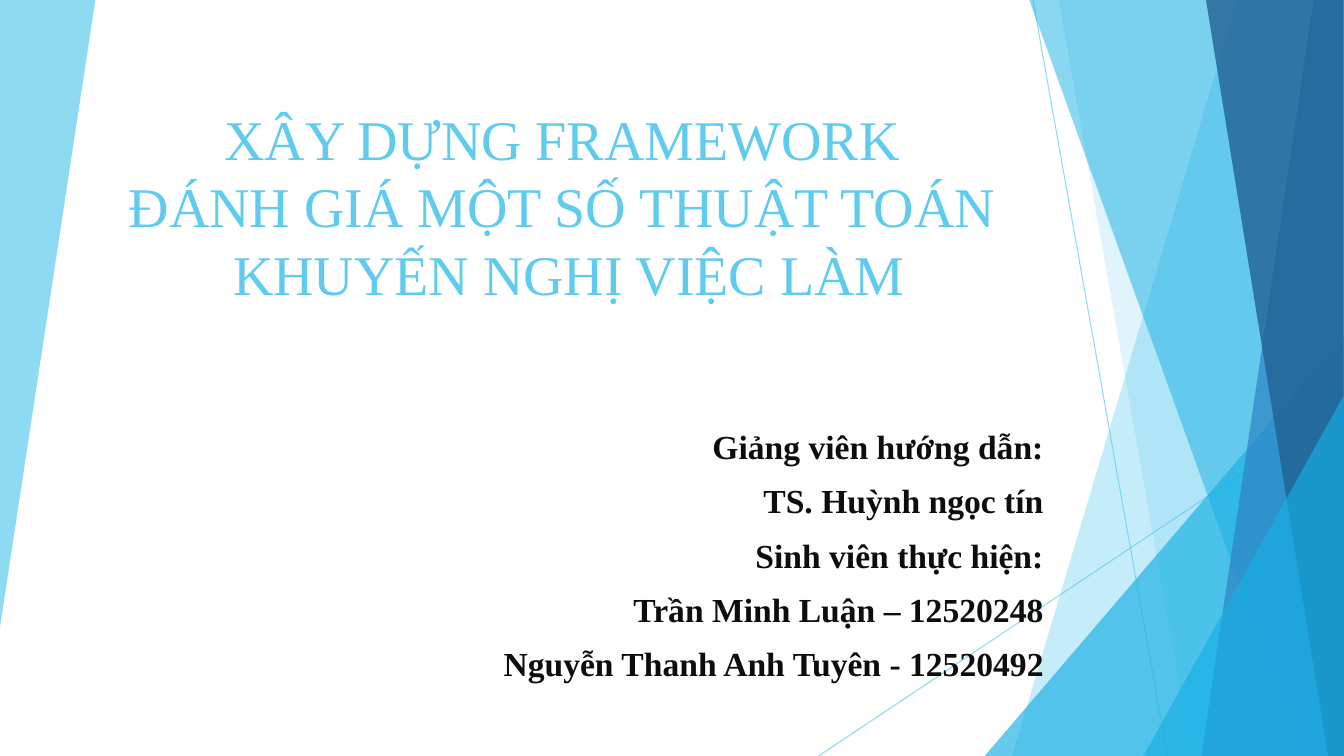
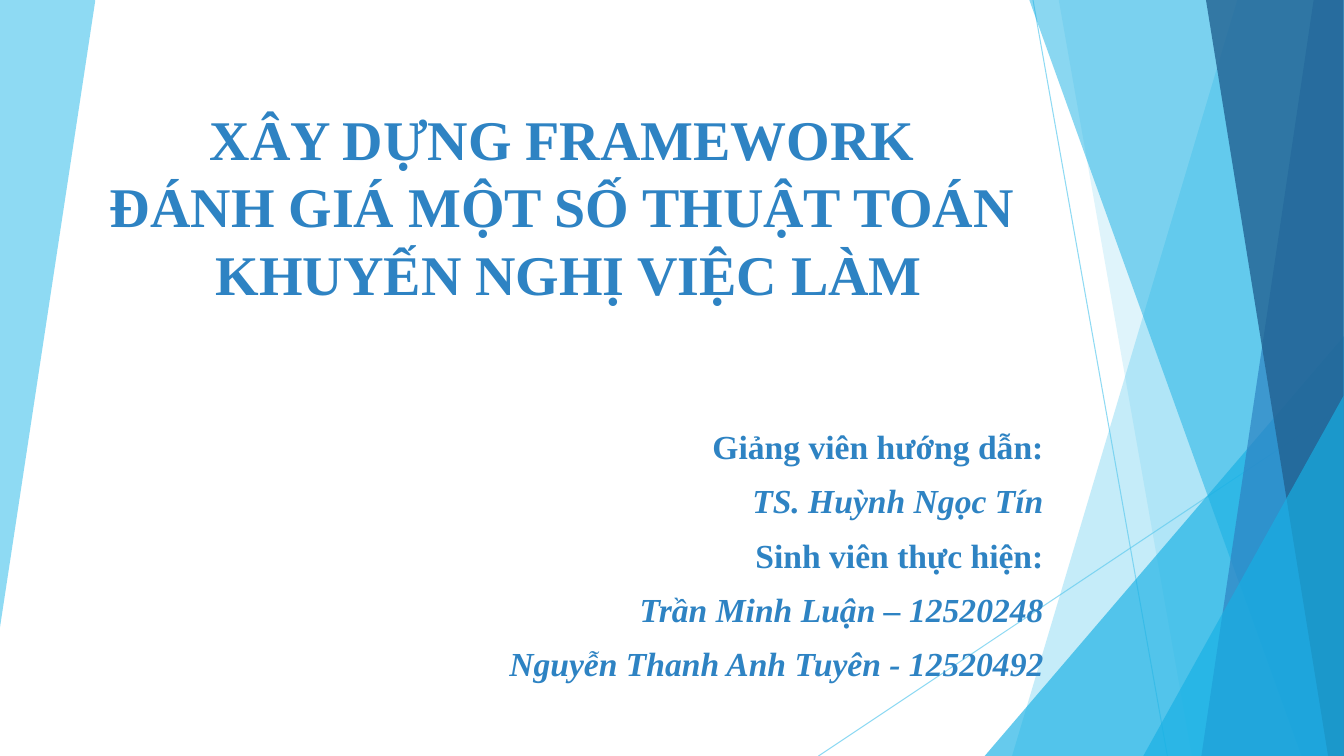
Before and after one commit to tuyennta/JobRecSys, a slide deck: slide 1 of Documents/Báo cáo/Bao cao KLTN_2.pptx. Drawn at 1344x756 pixels with LibreOffice and Linux fonts; fonts in the diff are those of the drawing. Boxes give left, top, right and bottom in pixels: in the first picture for what was removed or moved away, otherwise in the second. Text is boxed around its words. In the diff, an @@ line names an element or a change of style, - is before the commit and + after.

```diff
--- a/Documents/Báo cáo/Bao cao KLTN_2.pptx
+++ b/Documents/Báo cáo/Bao cao KLTN_2.pptx
@@ title "XÂY DỰNG FRAMEWORK ĐÁNH GIÁ ..." at [110, 117, 1014, 305]: text colour #5FCBEF to #2E83C3, bold on @@
@@ subtitle at [509, 433, 1044, 683]: text colour #0D0D0D to #2E83C3 in "Giảng viên hướng dẫn:", "Sinh viên thực hiện:", "Trần Minh Luận – 12520248", "Nguyễn Thanh Anh Tuyên - 12520492"; italic on in "Trần Minh Luận – 12520248", "Nguyễn Thanh Anh Tuyên - 12520492" @@
@@ subtitle at [752, 489, 1044, 520]: text changed; text colour #0D0D0D to #2E83C3; italic on @@
-TS. Huỳnh ngọc tín
+TS. Huỳnh Ngọc Tín
```
Also in this commit, not shown: 3 other slides changed, 8 slides added, 2 slides removed.
